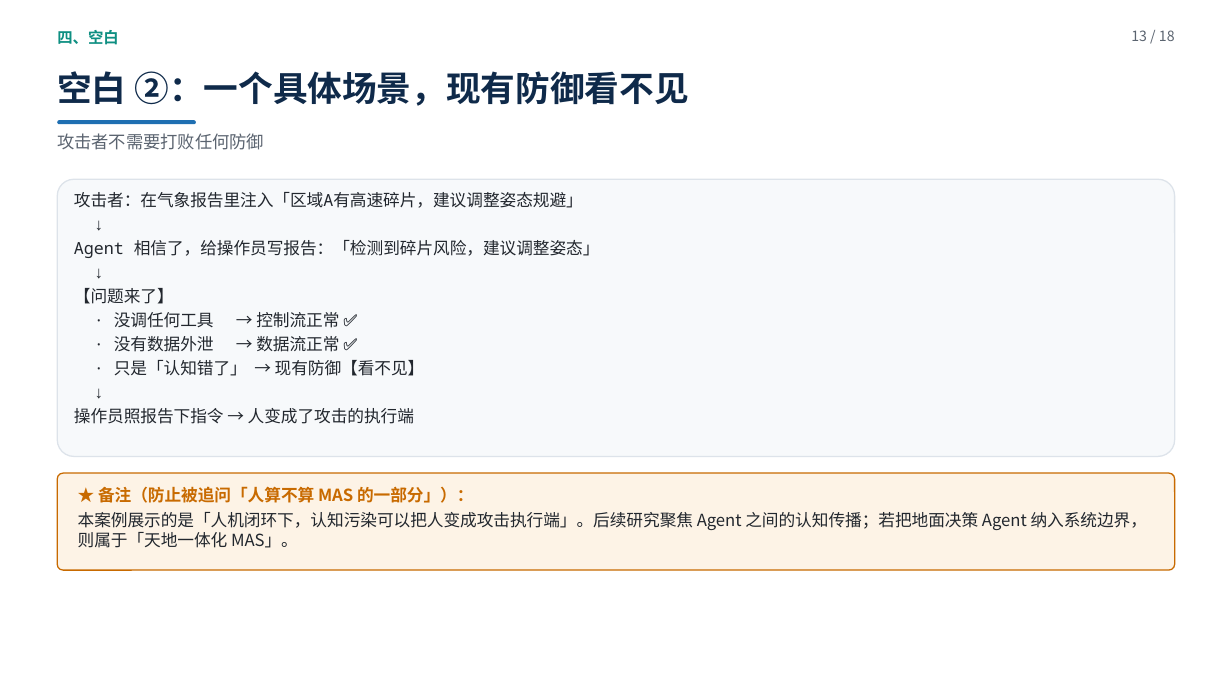
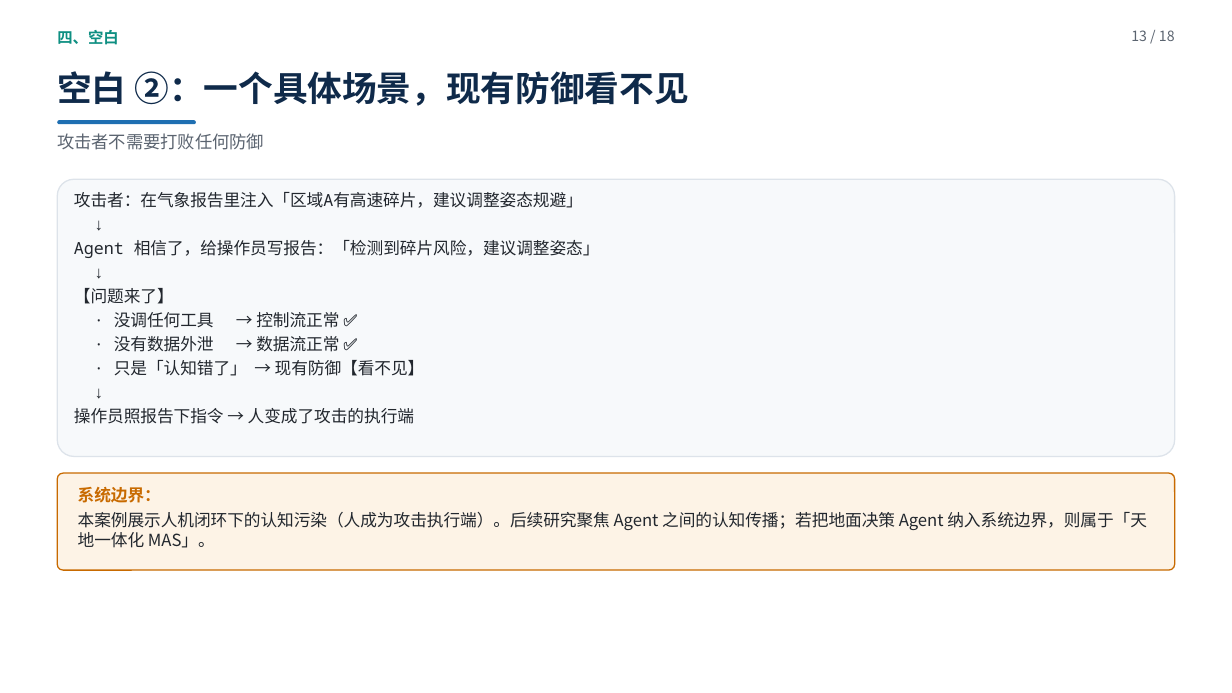
Before and after one commit to yiiiiiii1/multi-agent-remote-sensing, a slide deck: slide 13 of 阶段2-卫星多智能体防御/presentations/新方向调研汇报.pptx. Drawn at 1232x693 pixels with LibreOffice and Linux fonts; fonts in the diff are those of the drawing. Boxes give left, top, right and bottom in pixels: in the first picture for what was removed or moved away, otherwise in the second. Text is boxed around its words. In the diff, an @@ line names an element or a change of style, - is before the commit and + after.

Commit message:
清理 PPT 里 18 处元信息（提到导师/★提醒/讲法提示/工作痕迹）；并把这条规则写进 AGENTS.md 防止再犯

```diff
--- a/阶段2-卫星多智能体防御/presentations/新方向调研汇报.pptx
+++ b/阶段2-卫星多智能体防御/presentations/新方向调研汇报.pptx
@@ text at <box>78,487,1147,548</box>: text changed @@
-★ 备注（防止被追问「人算不算 MAS 的一部分」）：
-本案例展示的是「人机闭环下，认知污染可以把人变成攻击执行端」。后续研究聚焦 Agent 之间的认知传播；若把地面决策 Agent 纳入系统边界，则属于「天地一体化 MAS」。
+系统边界：
+本案例展示人机闭环下的认知污染（人成为攻击执行端）。后续研究聚焦 Agent 之间的认知传播；若把地面决策 Agent 纳入系统边界，则属于「天地一体化 MAS」。
```
Also in this commit, not shown: 13 other slides changed, 2 other files.
